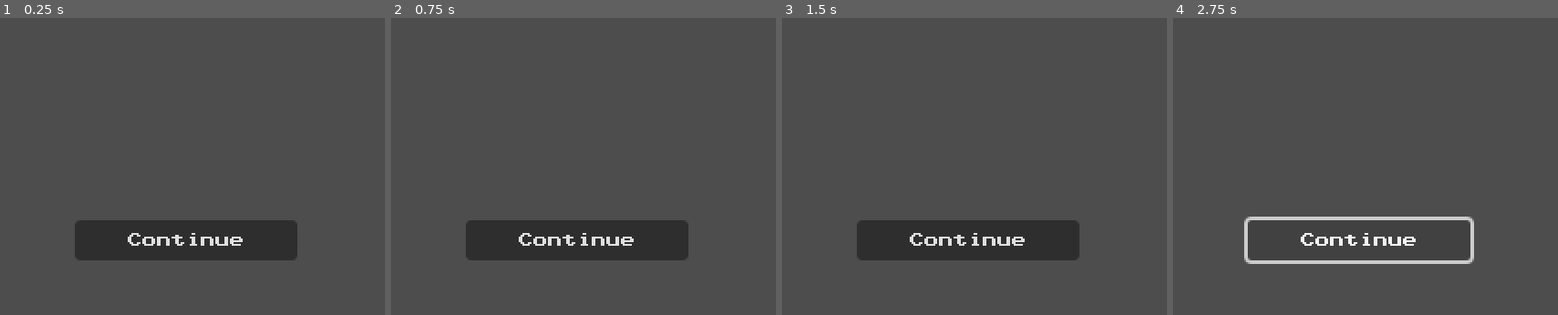
Above: before the commit, frames 1-4 (left to right).
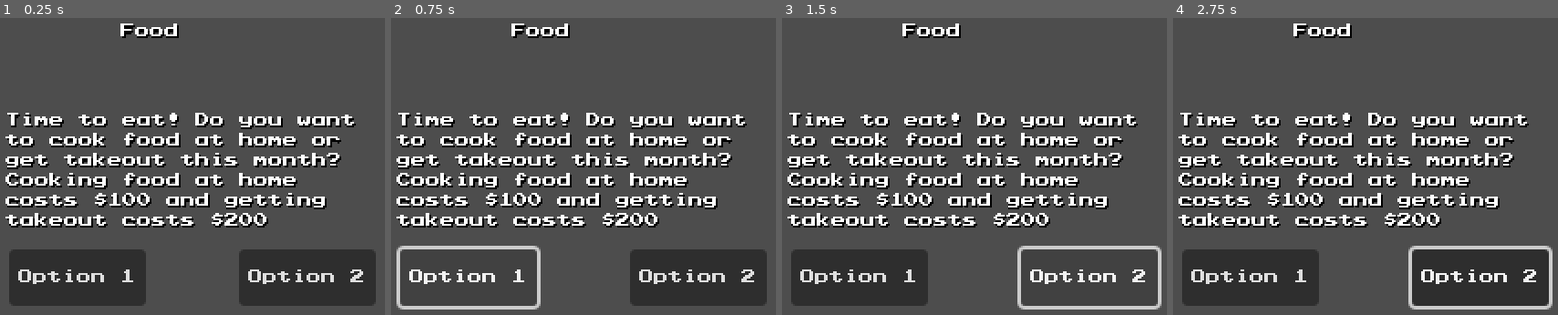
Above: after the commit, the same moments.

Repository: axu-1/Technica-2023-Godot-Project
Game: Godot game, scene res://WalkingMenu/walking.tscn
Same seed, same stepped clock (60 frames per second), same inputs: the game is played once before the commit and once after it. This scene is started directly instead of the project's main scene.
Inputs (mouse positions are in pixels of both pictures, inside the frame that each line leads up to):
- Up to frame 1 (0.25 s): no input
- Up to frame 2 (0.75 s): click (468, 276) at 0.5 s, where only the run after the commit has a clickable "Option 1"
- Up to frame 3 (1.5 s): click (1090, 276) at 1.25 s, where only the run after the commit has a clickable "Option 2"
- Up to frame 4 (2.75 s): click (1357, 240) at 2 s, where only the run before the commit has a clickable "Continue"

The runs differ from the first frame. In frame 1, 31% of the frame differs, in the area x 1-98%, y 1-97%; in frame 2, 26%; in frame 3, 26%; in frame 4, 27%.

Commit message:
Fixed budget slider logic
Savings change depending on leftover money in budget; need to add restriction for savings value < 0

Diff:
--- a/BudgetMenu/budget_menu.gd
+++ b/BudgetMenu/budget_menu.gd
@@ -17,15 +17,40 @@
 @onready var leisure_slider = $%LeisureSlider
 @onready var savings_slider = $%SavingsSlider
 
+var budget_max : int
+#var slider_list : Array
+var slider_dict
+
 # Called when the node enters the scene tree for the first time.
 func _ready():
 	set_stats()
 	income_num.text = "Income: $" + str(Game.income)
+#	slider_list = [rent_slider, food_slider, transit_slider, utilities_slider, insurance_slider, leisure_slider, savings_slider]
+#	slider_dict = {rent_slider: rent_slider.value, food_slider: food_slider.value, transit_slider: transit_slider.value,
+#		utilities_slider: utilities_slider.value, insurance_slider: insurance_slider.value, leisure_slider: leisure_slider.value,
+#		savings_slider: savings_slider.value}
+	slider_dict = {rent_slider: Game.total_money, food_slider: Game.total_money, transit_slider: Game.total_money,
+		utilities_slider:Game.total_money, insurance_slider: Game.total_money, leisure_slider: Game.total_money,
+		savings_slider: Game.total_money}
+	for slider in slider_dict:
+		slider.set_max(Game.total_money)
+
+#func _process(delta):
+#	budget_max = Game.total_money - Game.total_spent
+#	rent_slider.set_max(budget_max)
+#	food_slider.set_max(budget_max)
+#	insurance_slider.set_max(budget_max)
+#	leisure_slider.set_max(budget_max)
+#	utilities_slider.set_max(budget_max)
+#	transit_slider.set_max(budget_max)
 
 func _on_food_slider_value_changed(value):
+#	if Game.savings > 0:
+#	if value < slider_dict[food_slider]:
 	food_num.text = "$" + str(value)
 	Game.food = value
 	calculate_balances()
+#		food_slider.editable = true
 
 func _on_rent_slider_value_changed(value):
 	rent_num.text = "$" + str(value)
@@ -68,10 +93,13 @@
 func calculate_balances():
 	Game.total_spent = Game.food + Game.rent + Game.insurance + Game.leisure + Game.utilities + Game.transit
 	Game.savings = Game.total_money - Game.total_spent
-	_on_savings_slider_value_changed(Game.savings)
-	rent_slider.set_max(Game.total_money)
-	food_slider.set_max(Game.total_money)
-	insurance_slider.set_max(Game.total_money)
-	leisure_slider.set_max(Game.total_money)
-	utilities_slider.set_max(Game.total_money)
-	transit_slider.set_max(Game.total_money)
+#	if Game.savings <= 0 :
+#		for slider in slider_dict:
+#			slider_dict[slider] = slider.value
+##			slider.editable = false
+#	else :
+#		for slider in slider_dict:
+#			slider_dict[slider] = Game.total_money
+#	_on_savings_slider_value_changed(Game.savings)
+	savings_slider.value = Game.savings
+#if max money, set editable to false if moving to a greater position than currently
--- a/BudgetMenu/budget_menu.tscn
+++ b/BudgetMenu/budget_menu.tscn
@@ -195,34 +195,42 @@
 unique_name_in_owner = true
 layout_mode = 2
 size_flags_vertical = 3
+step = 100.0
 
 [node name="FoodSlider" type="HSlider" parent="BackgroundPanelContainer/VBoxContainer/HorizontalBoxContainer/SliderVBoxContainer"]
 unique_name_in_owner = true
 layout_mode = 2
 size_flags_vertical = 3
+step = 100.0
 
 [node name="TransitSlider" type="HSlider" parent="BackgroundPanelContainer/VBoxContainer/HorizontalBoxContainer/SliderVBoxContainer"]
 unique_name_in_owner = true
 layout_mode = 2
+step = 100.0
 
 [node name="UtilitiesSlider" type="HSlider" parent="BackgroundPanelContainer/VBoxContainer/HorizontalBoxContainer/SliderVBoxContainer"]
 unique_name_in_owner = true
 layout_mode = 2
 size_flags_vertical = 3
+step = 100.0
 
 [node name="InsuranceSlider" type="HSlider" parent="BackgroundPanelContainer/VBoxContainer/HorizontalBoxContainer/SliderVBoxContainer"]
 unique_name_in_owner = true
 layout_mode = 2
 size_flags_vertical = 3
+step = 100.0
 
 [node name="LeisureSlider" type="HSlider" parent="BackgroundPanelContainer/VBoxContainer/HorizontalBoxContainer/SliderVBoxContainer"]
 unique_name_in_owner = true
 layout_mode = 2
 size_flags_vertical = 3
+step = 100.0
 
 [node name="SavingsSlider" type="HSlider" parent="BackgroundPanelContainer/VBoxContainer/HorizontalBoxContainer/SliderVBoxContainer"]
 unique_name_in_owner = true
 layout_mode = 2
+allow_greater = true
+allow_lesser = true
 editable = false
 scrollable = false
 
--- a/Events/event_displayer.gd
+++ b/Events/event_displayer.gd
@@ -22,5 +22,5 @@
 	$Title.set_text(title)
 	$Description.set_text(description)
 	Game.total_money -= cost
-	if Game.total_money < 0:
-		Game.emit_signal(Game.player_died)
+	#if Game.total_money < 0:
+		#Game.emit_signal(Game.player_died)
--- a/Events/event_option.tscn
+++ b/Events/event_option.tscn
@@ -1,9 +1,11 @@
-[gd_scene load_steps=2 format=3 uid="uid://dw2amx6egqxes"]
+[gd_scene load_steps=3 format=3 uid="uid://dw2amx6egqxes"]
 
 [ext_resource type="Script" path="res://Events/event_option.gd" id="1_561w0"]
+[ext_resource type="Resource" uid="uid://csljas4fc0jqa" path="res://Events/food.tres" id="2_4d13u"]
 
 [node name="event_option" type="Node2D"]
 script = ExtResource("1_561w0")
+food = ExtResource("2_4d13u")
 
 [node name="Title" type="Label" parent="."]
 offset_left = 127.0
@@ -12,23 +14,22 @@
 offset_bottom = 29.0
 
 [node name="Description" type="Label" parent="."]
-offset_left = 67.0
-offset_top = 65.0
-offset_right = 272.0
-offset_bottom = 95.0
+offset_left = 64.0
+offset_top = 66.0
+offset_right = 269.0
+offset_bottom = 96.0
 autowrap_mode = 3
 
 [node name="Option1" type="Button" parent="."]
-offset_left = 70.0
-offset_top = 135.0
-offset_right = 134.0
-offset_bottom = 155.0
+offset_left = 66.0
+offset_top = 141.0
+offset_right = 141.0
+offset_bottom = 172.0
 text = "Option 1"
 
-[node name="Option2" type="Button" parent="Option1"]
-layout_mode = 0
-offset_left = 123.0
-offset_top = -1.0
-offset_right = 187.0
-offset_bottom = 19.0
+[node name="Option2" type="Button" parent="."]
+offset_left = 192.0
+offset_top = 141.0
+offset_right = 267.0
+offset_bottom = 172.0
 text = "Option 2"
--- a/Events/food.tres
+++ b/Events/food.tres
@@ -4,7 +4,7 @@
 
 [resource]
 script = ExtResource("1_1q4g0")
-title = ""
-description = ""
-cost1 = 0
-cost2 = 0
+title = "Food"
+description = "Time to eat! Do you want to cook food at home or get takeout this month? Cooking food at home costs $100 and getting takeout costs $200"
+cost1 = 100
+cost2 = 200
--- a/Events/rent.gd
+++ b/Events/rent.gd
@@ -5,7 +5,7 @@
 @export var description: String
 @export var cost: int
 
-func _init(title = "", description = "", cost = 0):
-	title = "Rent"
-	description = "Knock knock! Rent for your apartment is due! You pay $200"
-	cost = 200
+# func _init(p_title = "", p_description = "", p_cost = 0):
+#	title = "Rent"
+#	description = "Knock knock! Rent for your apartment is due! You pay $200 - text"
+#	cost = 200
--- a/Events/rent.tres
+++ b/Events/rent.tres
@@ -4,6 +4,6 @@
 
 [resource]
 script = ExtResource("1_8xu8v")
-title = ""
-description = ""
-cost = 0
+title = "Rent"
+description = "Knock knock! Rent for your apartment is due! You pay $200"
+cost = 200
--- a/WalkingMenu/walking.gd
+++ b/WalkingMenu/walking.gd
@@ -1,12 +1,17 @@
 extends Node2D
 
 @export var event_displayer : PackedScene
+@export var event_option : PackedScene
 
 # Called when the node enters the scene tree for the first time.
 func _ready():
-	var new_event = event_displayer.instantiate()
-	add_child(new_event)
-	new_event.event_type = new_event.event_type_enum.RENT
+#	var new_event = event_displayer.instantiate()
+#	add_child(new_event)
+#	new_event.event_type = new_event.event_type_enum.RENT
+
+	var new_event_option = event_option.instantiate()
+	add_child(new_event_option)
+	new_event_option.event_type = new_event_option.event_type_enum.FOOD
 
 # Called every frame. 'delta' is the elapsed time since the previous frame.
 func _process(delta):
--- a/WalkingMenu/walking.tscn
+++ b/WalkingMenu/walking.tscn
@@ -1,11 +1,13 @@
-[gd_scene load_steps=3 format=3 uid="uid://c3q41svgch3hy"]
+[gd_scene load_steps=4 format=3 uid="uid://c3q41svgch3hy"]
 
 [ext_resource type="Script" path="res://WalkingMenu/walking.gd" id="1_wfwps"]
 [ext_resource type="PackedScene" uid="uid://c5tmg7pv47da6" path="res://Events/event_displayer.tscn" id="2_lygco"]
+[ext_resource type="PackedScene" uid="uid://dw2amx6egqxes" path="res://Events/event_option.tscn" id="3_ulii0"]
 
 [node name="WalkingMenu" type="Node2D"]
 script = ExtResource("1_wfwps")
 event_displayer = ExtResource("2_lygco")
+event_option = ExtResource("3_ulii0")
 
 [node name="Background" type="AnimatedSprite2D" parent="."]
 
